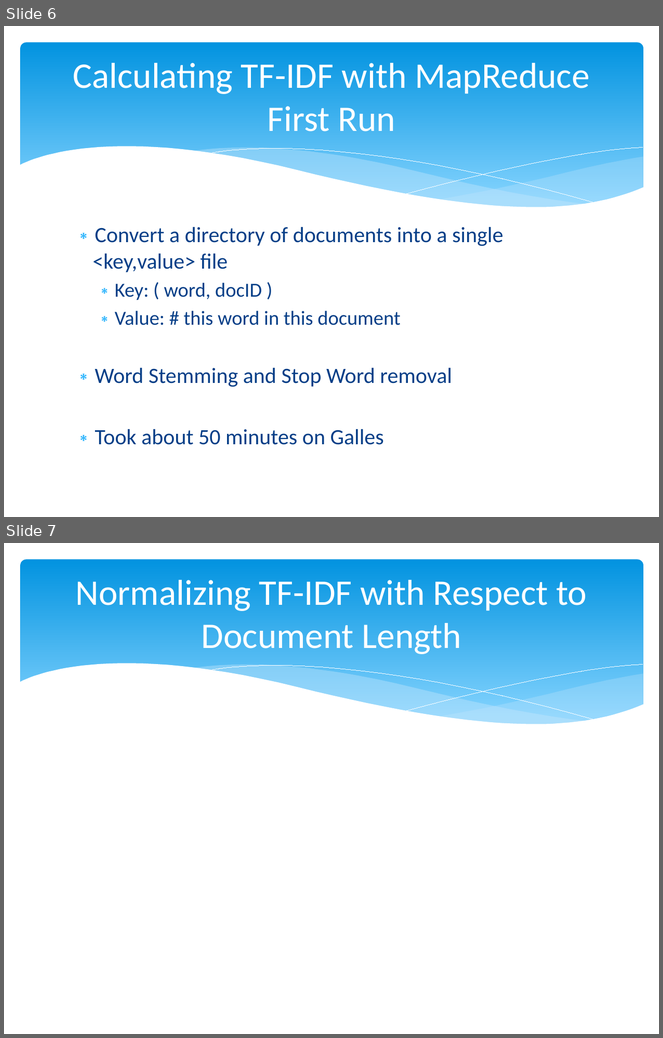
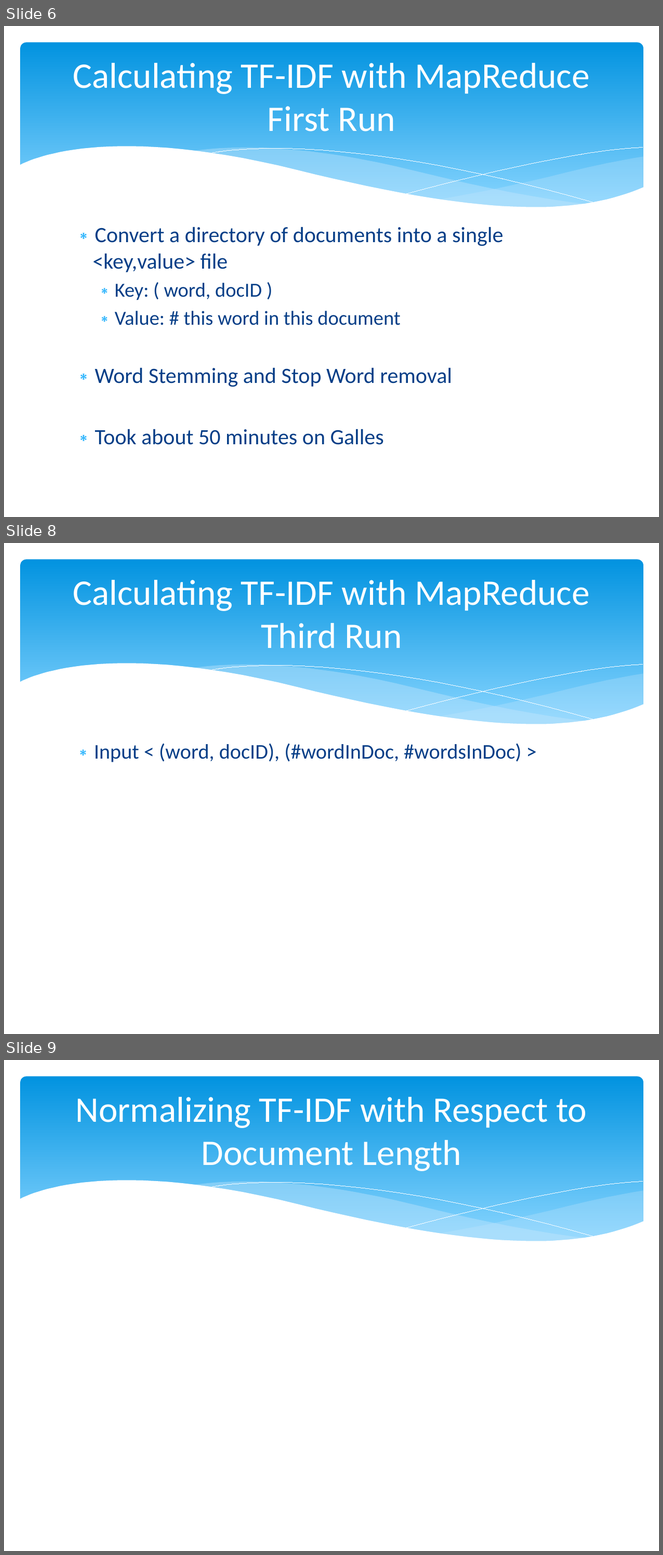
Before and after one commit to Mletter1/Challenge1, a slide deck: Presentation.pptx. Shown one above the other, each under a label of ours: slides 6 and 7 before the commit, slides 6, 8 and 9 after it; the slides between them are not shown. The pictures are 663x1038 and 663x1555 pixels, drawn with LibreOffice and Linux fonts; fonts in the diff are those of the drawing. Boxes give left, top, right and bottom in pixels: in the first picture for what was removed or moved away, otherwise in the second. Text is boxed around its words. In the diff, an @@ line names an element or a change of style, - is before the commit and + after.

```diff
--- a/Presentation.pptx
+++ b/Presentation.pptx
@@ slide 8 added at [4, 543, 659, 1034], background #FFFFFF; not listed: 6 template elements that a slide beside it also shows @@
@@ title added at [73, 580, 590, 649], 39.6 pt, text #FFFFFF @@
+Calculating TF-IDF with MapReduce
+Third Run
@@ text added at [94, 743, 521, 762], 23 pt, text #073E87 @@
+∗ Input < (word, docID), (#wordInDoc, #wordsInDoc) >
@@ what was slide 7 is now slide 9 @@
```
Also in this commit, not shown: 1 slide changed, 1 other slide added.
